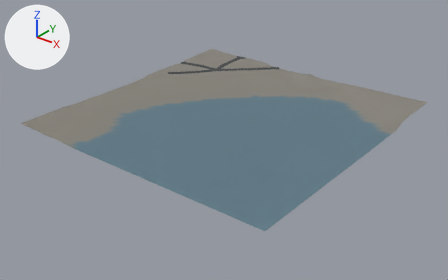
The glTF model public/tiles/sf/t0_19.glb, before and after one commit.
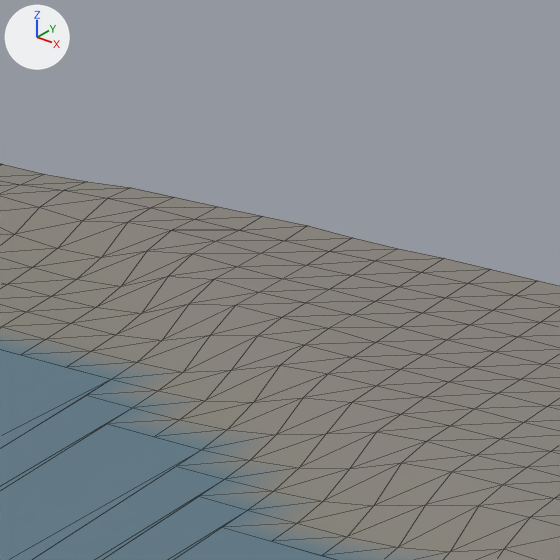
The first picture shows the older version from a 50 mm camera at (858.0, -10528.0, 432.0) aimed at (255.0, -9773.0, -36.0). The close-ups show the older and then the newer version on the part from 74% to 88% of the width and 23% to 44% of the height of that picture. Only the edits that show in the close-ups are written down. Lighting does not change. The marker at upper left points along +X, +Y and +Z. The close-ups show mesh edges as thin lines. Where no turn or scale is listed for an object, it has been applied to the vertices.

Objects in the first close-up: 'ground'.
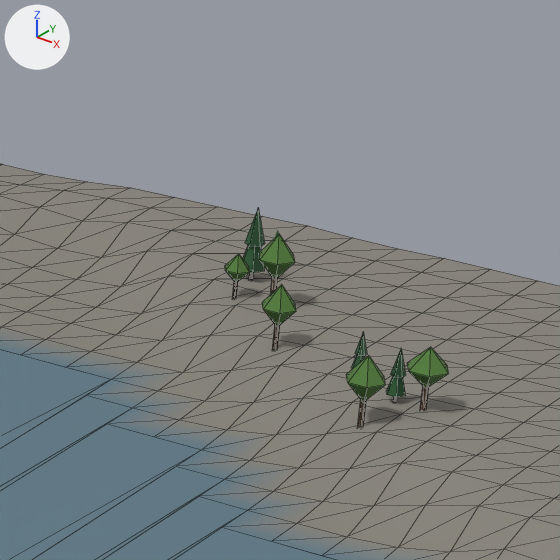
Edits to the bpy script that builds the scene:
```text
Add mat_foliage:
    mat_foliage = bpy.data.materials.new('foliage')
    mat_foliage.use_nodes = True; mat_foliage.node_tree.nodes.clear()
    _N = mat_foliage.node_tree.nodes; _L = mat_foliage.node_tree.links
    n0 = _N.new('ShaderNodeBsdfPrincipled'); n0.name = 'Principled BSDF'
    n0.inputs[2].default_value = 0.95  # 'Roughness'
    n1 = _N.new('ShaderNodeOutputMaterial'); n1.name = 'Material Output'
    n2 = _N.new('ShaderNodeVertexColor'); n2.name = 'Color Attribute'
    _L.new(n0.outputs[0], n1.inputs[0])  # 'BSDF' to 'Surface'
    _L.new(n2.outputs[0], n0.inputs[0])  # 'Color' to 'Base Color'
Add ob_foliage_conifer_020:
    ob_foliage_conifer_020 = bpy.data.objects.new('foliage-conifer.020', me_foliage_conifer)  # 22 vertices, 20 faces; spans x -0.5..0.5, y -0.43..0.43, z -0.02..1.0
    ob_foliage_conifer_020.parent = ob_foliage_conifer
    ob_foliage_conifer_020.location = (186.2, 175.0, 8.406)
    ob_foliage_conifer_020.scale = (4.0, 4.0, 11.0)
Add ob_foliage_conifer:
    ob_foliage_conifer = bpy.data.objects.new('foliage-conifer', None)
    ob_foliage_conifer.location = (250.0, -9750.0, 0.0)
Add ob_foliage_conifer_016:
    ob_foliage_conifer_016 = bpy.data.objects.new('foliage-conifer.016', me_foliage_conifer)  # 22 vertices, 20 faces; spans x -0.5..0.5, y -0.43..0.43, z -0.02..1.0
    ob_foliage_conifer_016.parent = ob_foliage_conifer
    ob_foliage_conifer_016.location = (175.0, 182.5, 8.281)
    ob_foliage_conifer_016.scale = (3.25, 3.25, 9.25)
Add ob_foliage_conifer_008:
    ob_foliage_conifer_008 = bpy.data.objects.new('foliage-conifer.008', me_foliage_conifer)  # 22 vertices, 20 faces; spans x -0.5..0.5, y -0.43..0.43, z -0.02..1.0
    ob_foliage_conifer_008.parent = ob_foliage_conifer
    ob_foliage_conifer_008.location = (135.2, 215.5, 8.016)
    ob_foliage_conifer_008.scale = (5.5, 5.5, 15.2)
Add ob_foliage_conifer_006:
    ob_foliage_conifer_006 = bpy.data.objects.new('foliage-conifer.006', me_foliage_conifer)  # 22 vertices, 20 faces; spans x -0.5..0.5, y -0.43..0.43, z -0.02..1.0
    ob_foliage_conifer_006.parent = ob_foliage_conifer
    ob_foliage_conifer_006.location = (135.5, 224.8, 7.734)
    ob_foliage_conifer_006.scale = (3.0, 3.0, 8.25)
Add ob_foliage_broadleaf_018:
    ob_foliage_broadleaf_018 = bpy.data.objects.new('foliage-broadleaf.018', me_foliage_broadleaf)  # 16 vertices, 20 faces; spans x -0.5..0.5, y -0.43..0.43, z -0.02..1.0
    ob_foliage_broadleaf_018.parent = ob_foliage_broadleaf
    ob_foliage_broadleaf_018.location = (185.0, 163.8, 6.703)
    ob_foliage_broadleaf_018.scale = (8.0, 8.0, 14.5)
Add ob_foliage_broadleaf:
    ob_foliage_broadleaf = bpy.data.objects.new('foliage-broadleaf', None)
    ob_foliage_broadleaf.location = (250.0, -9750.0, 0.0)
Add ob_foliage_broadleaf_015:
    ob_foliage_broadleaf_015 = bpy.data.objects.new('foliage-broadleaf.015', me_foliage_broadleaf)  # 16 vertices, 20 faces; spans x -0.5..0.5, y -0.43..0.43, z -0.02..1.0
    ob_foliage_broadleaf_015.parent = ob_foliage_broadleaf
    ob_foliage_broadleaf_015.location = (192.2, 174.5, 8.531)
    ob_foliage_broadleaf_015.scale = (8.5, 8.5, 12.8)
Add ob_foliage_broadleaf_013:
    ob_foliage_broadleaf_013 = bpy.data.objects.new('foliage-broadleaf.013', me_foliage_broadleaf)  # 16 vertices, 20 faces; spans x -0.5..0.5, y -0.43..0.43, z -0.02..1.0
    ob_foliage_broadleaf_013.parent = ob_foliage_broadleaf
    ob_foliage_broadleaf_013.location = (155.0, 187.5, 7.031)
    ob_foliage_broadleaf_013.scale = (7.25, 7.25, 13.5)
Add ob_foliage_broadleaf_010:
    ob_foliage_broadleaf_010 = bpy.data.objects.new('foliage-broadleaf.010', me_foliage_broadleaf)  # 16 vertices, 20 faces; spans x -0.5..0.5, y -0.43..0.43, z -0.02..1.0
    ob_foliage_broadleaf_010.parent = ob_foliage_broadleaf
    ob_foliage_broadleaf_010.location = (145.0, 205.5, 8.312)
    ob_foliage_broadleaf_010.scale = (7.75, 7.75, 14.8)
Add ob_foliage_broadleaf_009:
    ob_foliage_broadleaf_009 = bpy.data.objects.new('foliage-broadleaf.009', me_foliage_broadleaf)  # 16 vertices, 20 faces; spans x -0.5..0.5, y -0.43..0.43, z -0.02..1.0
    ob_foliage_broadleaf_009.parent = ob_foliage_broadleaf
    ob_foliage_broadleaf_009.location = (137.0, 205.2, 7.547)
    ob_foliage_broadleaf_009.scale = (5.5, 5.5, 9.5)
```

Location of each change, [x1, y1, x2, y2] in pixels of the close-ups (560 x 560 px):
'foliage-broadleaf.018', added (green)
    after: [346, 355, 385, 427]
'foliage-broadleaf.015', added (green)
    after: [407, 347, 449, 410]
'foliage-broadleaf.010', added (green)
    after: [259, 234, 295, 295]
'foliage-broadleaf.013', added (green)
    after: [262, 284, 296, 350]
'foliage-conifer.008', added (green)
    after: [243, 208, 265, 279]
'foliage-conifer.020', added (green)
    after: [386, 349, 406, 402]
'foliage-broadleaf.009', added (green)
    after: [225, 254, 250, 298]
'foliage-conifer.016', added
    after: [351, 331, 367, 369]
